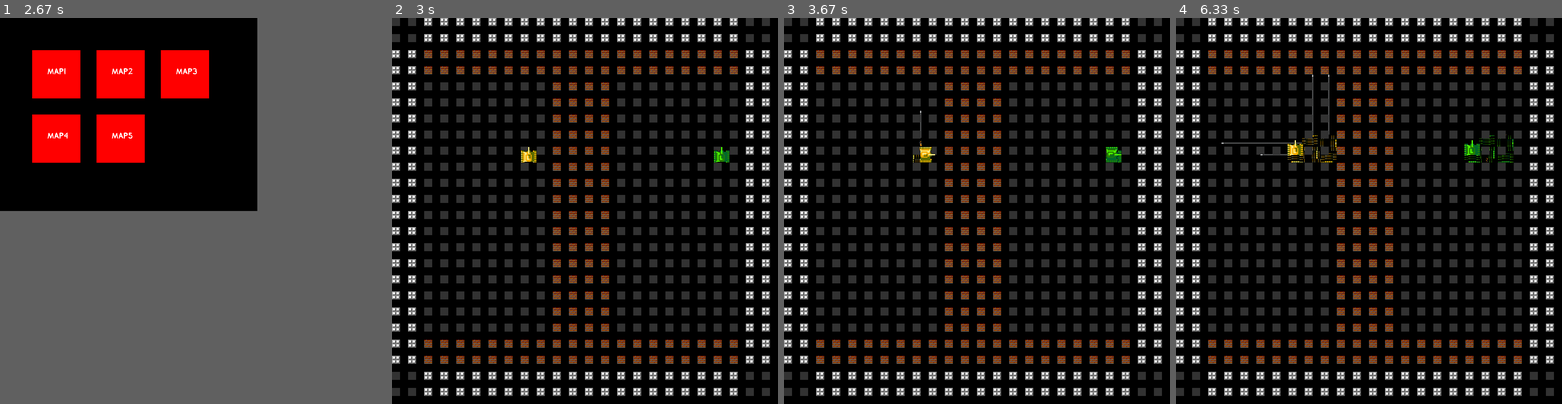
Above: before the commit, frames 1-4 (left to right).
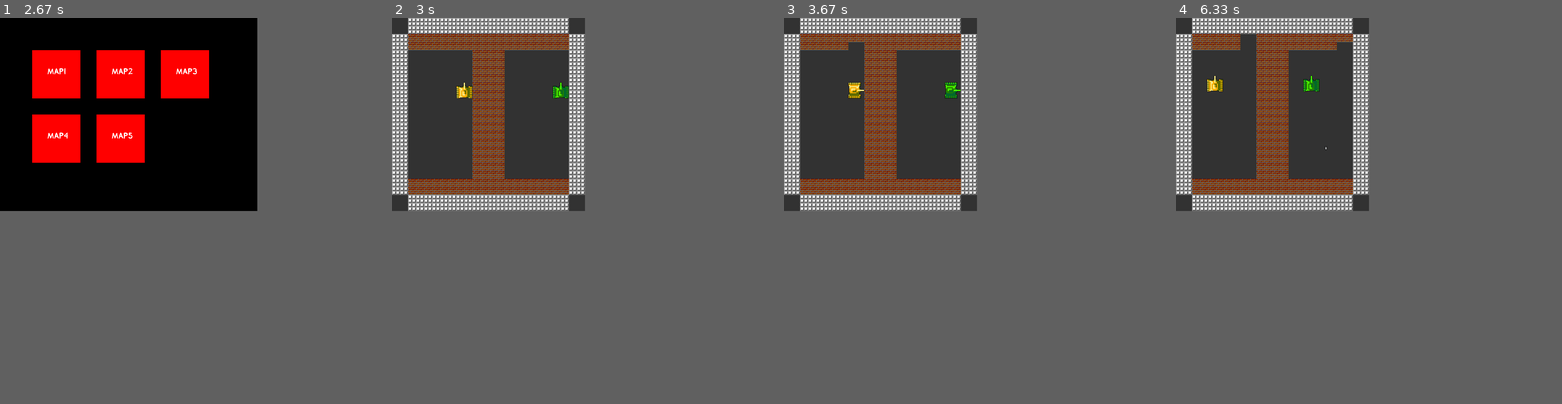
Above: after the commit, the same moments.

Repository: Egor-Bessolitsyn/Pygameproject
Game: pygame game, started from 1.py
The game is run twice, just before and just after one commit, with the same random seed, the same clock (stepped at 60 frames per second) and the same inputs.
Inputs (mouse positions are in pixels of both pictures, inside the frame that each line leads up to):
- Up to frame 1 (2.67 s): click "2 Players" at 0.38 s; click "1 Player" at 0.72 s; click (212, 110) at 1.05 s; click "1 Player" at 1.88 s; click (61, 41) at 2.22 s; click (115, 164) at 2.55 s
- Up to frame 2 (3 s): click (519, 137) at 2.88 s
- Up to frame 3 (3.67 s): tap Space at 3.17, 3.57 s; hold Right from 3.5 s (still down); hold D from 3.5 s (still down)
- Up to frame 4 (6.33 s): tap Space at 3.87, 4.07, 4.4, 4.7, 4.9, 5.2, 5.47, 5.8, 6.1, 6.23 s; release Right at 3.97 s; release D at 3.97 s; hold Up 4-4.3 s; hold W 4-4.3 s; tap 0 at 4.15, 5.55 s; hold Right 4.33-4.8 s; hold D 4.33-4.8 s; hold Left 4.83-5.37 s; hold A 4.83-5.37 s; hold Down 5.4-5.7 s; hold S 5.4-5.7 s; hold Left 5.73-6.13 s; hold A 5.73-6.13 s; hold Up from 6.17 s (still down); hold W from 6.17 s (still down)
In frame 2 the window is 1200x1200 before the commit and 600x600 after it. Grey fills any space a smaller window leaves; there, only what the larger window draws over its background counts as a difference.

Frame 1 is identical in both runs. In frame 2, 41% of the frame differs, in the area x 0-98%, y 0-98%; in frame 3, 41%; in frame 4, 41%.

Commit message:
стены ломаются

Diff:
--- a/1.py
+++ b/1.py
@@ -126,15 +126,17 @@
     'indestructible_wall': load_image('iron_cell.png')
 }
 
-tile_width = tile_height = 50
+tile_width = tile_height = 25
 
 
 class Tile(pygame.sprite.Sprite):
     def __init__(self, tile_type, pos_x, pos_y):
         super().__init__(tiles_group, all_sprites)
         self.image = tile_images[tile_type]
-        if tile_type == 'wall' or tile_type == 'indestructible_wall':
+        if tile_type == 'wall':
             self.add(wall_group)
+        if tile_type == 'indestructible_wall':
+            self.add(indestructible_wall_group)
         self.rect = self.image.get_rect().move(
             tile_width * pos_x, tile_height * pos_y)
 
@@ -201,62 +203,67 @@
         end_screen()
 
     def update(self, *args):
-        clock = pygame.time.get_ticks()
+        get_tick = pygame.time.get_ticks()
         if args and args[0].type in [pygame.KEYDOWN, pygame.KEYUP]:
-            self.tick_time += 1
-            if self.tick_time % 10 == 1:
-                self.tick_time %= 10
             if pygame.key.get_pressed()[pygame.K_UP]:
                 self.cur_frame = 0
                 self.create_mask()
                 self.image = self.frames[self.cur_frame]
-                if self.rect.y > 0 and not pygame.sprite.spritecollideany(player2, wall_group):
+                if self.rect.y > 0 and not pygame.sprite.spritecollideany(player2, wall_group) \
+                        and not pygame.sprite.spritecollideany(player2, indestructible_wall_group):
                     self.rect.y -= 1
-                    if pygame.sprite.spritecollideany(player2, wall_group):
+                    if pygame.sprite.spritecollideany(player2, wall_group) \
+                            or pygame.sprite.spritecollideany(player2, indestructible_wall_group):
                         self.rect.y += 1
             elif pygame.key.get_pressed()[pygame.K_DOWN]:
                 self.cur_frame = 1
                 self.create_mask()
                 self.image = self.frames[self.cur_frame]
-                if self.rect.y < 500 and not pygame.sprite.spritecollideany(player2, wall_group):
+                if self.rect.y < 500 and not pygame.sprite.spritecollideany(player2, wall_group) \
+                        and not pygame.sprite.spritecollideany(player2, indestructible_wall_group):
                     self.rect.y += 1
-                    if pygame.sprite.spritecollideany(player2, wall_group):
+                    if pygame.sprite.spritecollideany(player2, wall_group) \
+                            or pygame.sprite.spritecollideany(player2, indestructible_wall_group):
                         self.rect.y -= 1
             elif pygame.key.get_pressed()[pygame.K_RIGHT]:
                 self.cur_frame = 2
                 self.create_mask()
                 self.image = self.frames[self.cur_frame]
-                if self.rect.x < 550 and not pygame.sprite.spritecollideany(player2, wall_group):
+                if self.rect.x < 550 and not pygame.sprite.spritecollideany(player2, wall_group) \
+                        and not pygame.sprite.spritecollideany(player2, indestructible_wall_group):
                     self.rect.x += 1
-                    if pygame.sprite.spritecollideany(player2, wall_group):
+                    if pygame.sprite.spritecollideany(player2, wall_group) \
+                            or pygame.sprite.spritecollideany(player2, indestructible_wall_group):
                         self.rect.x -= 1
             elif pygame.key.get_pressed()[pygame.K_LEFT]:
                 self.cur_frame = 3
                 self.create_mask()
                 self.image = self.frames[self.cur_frame]
-                if self.rect.x > 0 and not pygame.sprite.spritecollideany(player2, wall_group):
+                if self.rect.x > 0 and not pygame.sprite.spritecollideany(player2, wall_group) \
+                        and not pygame.sprite.spritecollideany(player2, indestructible_wall_group):
                     self.rect.x -= 1
-                    if pygame.sprite.spritecollideany(player2, wall_group):
+                    if pygame.sprite.spritecollideany(player2, wall_group) \
+                            or pygame.sprite.spritecollideany(player2, indestructible_wall_group):
                         self.rect.x += 1
             if pygame.key.get_pressed()[pygame.K_KP0]:
-                if clock - self.bullet_delay >= 750:
-                    self.bullet_delay = clock
+                if get_tick - self.bullet_delay >= 750:
+                    self.bullet_delay = get_tick
                     if self.cur_frame == 0:
                         Shot(load_image("shot_sprite.png"), 6, 4, self.rect.x + 11, self.rect.y - 28, self.cur_frame)
                         Bullet(load_image("Bullet_sprite.png"), 4, 1,
-                               self.rect.x + 18, self.rect.y - 14, self.cur_frame)
+                               self.rect.x + 18, self.rect.y - 14 - 5, self.cur_frame)
                     elif self.cur_frame == 1:
                         Shot(load_image("shot_sprite.png"), 6, 4, self.rect.x + 11, self.rect.y + 50, self.cur_frame)
                         Bullet(load_image("Bullet_sprite.png"), 4, 1,
-                               self.rect.x + 18, self.rect.y + 50, self.cur_frame)
+                               self.rect.x + 18, self.rect.y + 50 + 5, self.cur_frame)
                     elif self.cur_frame == 2:
                         Shot(load_image("shot_sprite.png"), 6, 4, self.rect.x + 50, self.rect.y + 11, self.cur_frame)
                         Bullet(load_image("Bullet_sprite.png"), 4, 1,
-                               self.rect.x + 50, self.rect.y + 18, self.cur_frame)
+                               self.rect.x + 50 + 5, self.rect.y + 18, self.cur_frame)
                     elif self.cur_frame == 3:
                         Shot(load_image("shot_sprite.png"), 6, 4, self.rect.x - 28, self.rect.y + 11, self.cur_frame)
                         Bullet(load_image("Bullet_sprite.png"), 4, 1,
-                               self.rect.x - 14, self.rect.y + 18, self.cur_frame)
+                               self.rect.x - 14 - 5, self.rect.y + 18, self.cur_frame)
 
 
 class Tank_WASD(pygame.sprite.Sprite):
@@ -298,7 +305,7 @@
         end_screen()
 
     def update(self, *args):
-        clock = pygame.time.get_ticks()
+        get_tick = pygame.time.get_ticks()
         if args and args[0].type in [pygame.KEYDOWN, pygame.KEYUP]:
             self.tick_time += 1
             if self.tick_time % 10 == 1:
@@ -307,53 +314,61 @@
                 self.cur_frame = 0
                 self.create_mask()
                 self.image = self.frames[self.cur_frame]
-                if self.rect.y > 0 and not pygame.sprite.spritecollideany(player1, wall_group):
+                if self.rect.y > 0 and not pygame.sprite.spritecollideany(player1, wall_group) \
+                        and not pygame.sprite.spritecollideany(player1, indestructible_wall_group):
                     self.rect.y -= 1
-                    if pygame.sprite.spritecollideany(player1, wall_group):
+                    if pygame.sprite.spritecollideany(player1, wall_group) \
+                            or pygame.sprite.spritecollideany(player1, indestructible_wall_group):
                         self.rect.y += 1
             elif pygame.key.get_pressed()[pygame.K_s]:
                 self.cur_frame = 1
                 self.create_mask()
                 self.image = self.frames[self.cur_frame]
-                if self.rect.y < 500 and not pygame.sprite.spritecollideany(player1, wall_group):
+                if self.rect.y < 500 and not pygame.sprite.spritecollideany(player1, wall_group) \
+                        and not pygame.sprite.spritecollideany(player1, indestructible_wall_group):
                     self.rect.y += 1
-                    if pygame.sprite.spritecollideany(player1, wall_group):
+                    if pygame.sprite.spritecollideany(player1, wall_group) \
+                            or pygame.sprite.spritecollideany(player1, indestructible_wall_group):
                         self.rect.y -= 1
             elif pygame.key.get_pressed()[pygame.K_d]:
                 self.cur_frame = 2
                 self.create_mask()
                 self.image = self.frames[self.cur_frame]
-                if self.rect.x < 550 and not pygame.sprite.spritecollideany(player1, wall_group):
+                if self.rect.x < 550 and not pygame.sprite.spritecollideany(player1, wall_group) \
+                        and not pygame.sprite.spritecollideany(player1, indestructible_wall_group):
                     self.rect.x += 1
-                    if pygame.sprite.spritecollideany(player1, wall_group):
+                    if pygame.sprite.spritecollideany(player1, wall_group) \
+                            or pygame.sprite.spritecollideany(player1, indestructible_wall_group):
                         self.rect.x -= 1
             elif pygame.key.get_pressed()[pygame.K_a]:
                 self.cur_frame = 3
                 self.create_mask()
                 self.image = self.frames[self.cur_frame]
-                if self.rect.x > 0 and not pygame.sprite.spritecollideany(player1, wall_group):
+                if self.rect.x > 0 and not pygame.sprite.spritecollideany(player1, wall_group) \
+                        and not pygame.sprite.spritecollideany(player1, indestructible_wall_group):
                     self.rect.x -= 1
-                    if pygame.sprite.spritecollideany(player1, wall_group):
+                    if pygame.sprite.spritecollideany(player1, wall_group) \
+                            or pygame.sprite.spritecollideany(player1, indestructible_wall_group):
                         self.rect.x += 1
             if pygame.key.get_pressed()[pygame.K_SPACE]:
-                if clock - self.bullet_delay >= 750:
-                    self.bullet_delay = clock
+                if get_tick - self.bullet_delay >= 750:
+                    self.bullet_delay = get_tick
                     if self.cur_frame == 0:
                         Shot(load_image("shot_sprite.png"), 6, 4, self.rect.x + 11, self.rect.y - 28, self.cur_frame)
                         Bullet(load_image("Bullet_sprite.png"), 4, 1,
-                               self.rect.x + 18, self.rect.y - 14, self.cur_frame)
+                               self.rect.x + 18, self.rect.y - 14 - 5, self.cur_frame)
                     elif self.cur_frame == 1:
                         Shot(load_image("shot_sprite.png"), 6, 4, self.rect.x + 11, self.rect.y + 50, self.cur_frame)
                         Bullet(load_image("Bullet_sprite.png"), 4, 1,
-                               self.rect.x + 18, self.rect.y + 50, self.cur_frame)
+                               self.rect.x + 18, self.rect.y + 50 + 5, self.cur_frame)
                     elif self.cur_frame == 2:
                         Shot(load_image("shot_sprite.png"), 6, 4, self.rect.x + 50, self.rect.y + 11, self.cur_frame)
                         Bullet(load_image("Bullet_sprite.png"), 4, 1,
-                               self.rect.x + 50, self.rect.y + 18, self.cur_frame)
+                               self.rect.x + 50 + 5, self.rect.y + 18, self.cur_frame)
                     elif self.cur_frame == 3:
                         Shot(load_image("shot_sprite.png"), 6, 4, self.rect.x - 28, self.rect.y + 11, self.cur_frame)
                         Bullet(load_image("Bullet_sprite.png"), 4, 1,
-                               self.rect.x - 14, self.rect.y + 18, self.cur_frame)
+                               self.rect.x - 14 - 5, self.rect.y + 18, self.cur_frame)
 
 
 class Shot(pygame.sprite.Sprite):
@@ -414,6 +429,18 @@
                     frame_location, self.rect.size)))
 
     def update(self, *args):
+        gets_git_ind_wall = pygame.sprite.spritecollide(self, indestructible_wall_group, False)
+        if gets_git_ind_wall:
+            for i in gets_git_ind_wall:
+                if pygame.sprite.collide_mask(self, i):
+                    self.kill()
+        gets_git_wall_gr = pygame.sprite.spritecollide(self, wall_group, False)
+        if gets_git_wall_gr:
+            for i in gets_git_wall_gr:
+                if pygame.sprite.collide_mask(self, i):
+                    self.kill()
+                    Tile('empty', i.rect.x // 25, i.rect.y // 25)
+                    i.kill()
         if not self.rect.colliderect(screen_rect):
             self.kill()
         elif pygame.sprite.collide_mask(self, tanks_sprites.sprites()[0]):
@@ -422,9 +449,11 @@
         elif pygame.sprite.collide_mask(self, tanks_sprites.sprites()[1]):
             self.kill()
             player2.count_live()
-        for i in wall_group.sprites():
-            if pygame.sprite.collide_mask(self, i):
-                self.kill()
+        # for i in wall_group.sprites():
+        #     if pygame.sprite.collide_mask(self, i):
+        #         self.kill()
+        #         Tile('empty', i.rect.x // 25, i.rect.y // 25)
+        #         i.kill()
         else:
             if self.cur_frame == 0:
                 self.rect.y -= 2
@@ -487,10 +516,10 @@
                 Tile('wall', x, y)
             elif level[y][x] == 'T':
                 Tile('empty', x, y)
-                tank_1 = Tank_WASD(load_image("yellow_tanks.png"), 4, 1, 50, 50, x * 50, y * 50)
+                tank_1 = Tank_WASD(load_image("yellow_tanks.png"), 4, 1, 50, 50, x * 25, y * 25)
             elif level[y][x] == 't':
                 Tile('empty', x, y)
-                tank_2 = Tank_2_pdrl(load_image("green_tanks.png"), 4, 1, 50, 50, x * 50, y * 50)
+                tank_2 = Tank_2_pdrl(load_image("green_tanks.png"), 4, 1, 50, 50, x * 25, y * 25)
             elif level[y][x] == '2':
                 Tile('indestructible_wall', x, y)
     return tank_1, tank_2, x, y
@@ -500,6 +529,7 @@
     tiles_group = pygame.sprite.Group()
     all_sprites = pygame.sprite.Group()
     wall_group = pygame.sprite.Group()
+    indestructible_wall_group = pygame.sprite.Group()
     bullet_sprites = pygame.sprite.Group()
     tanks_sprites = pygame.sprite.Group()
 
